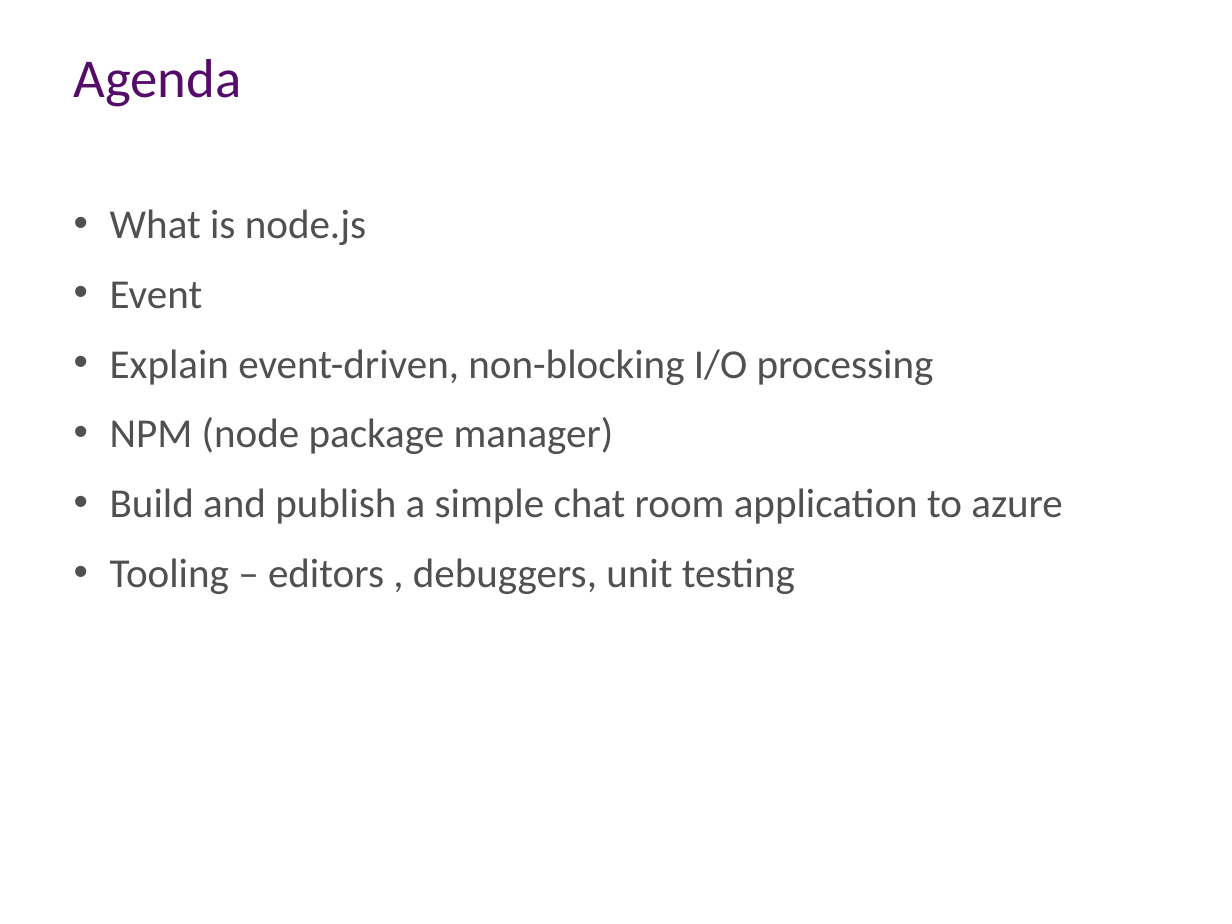
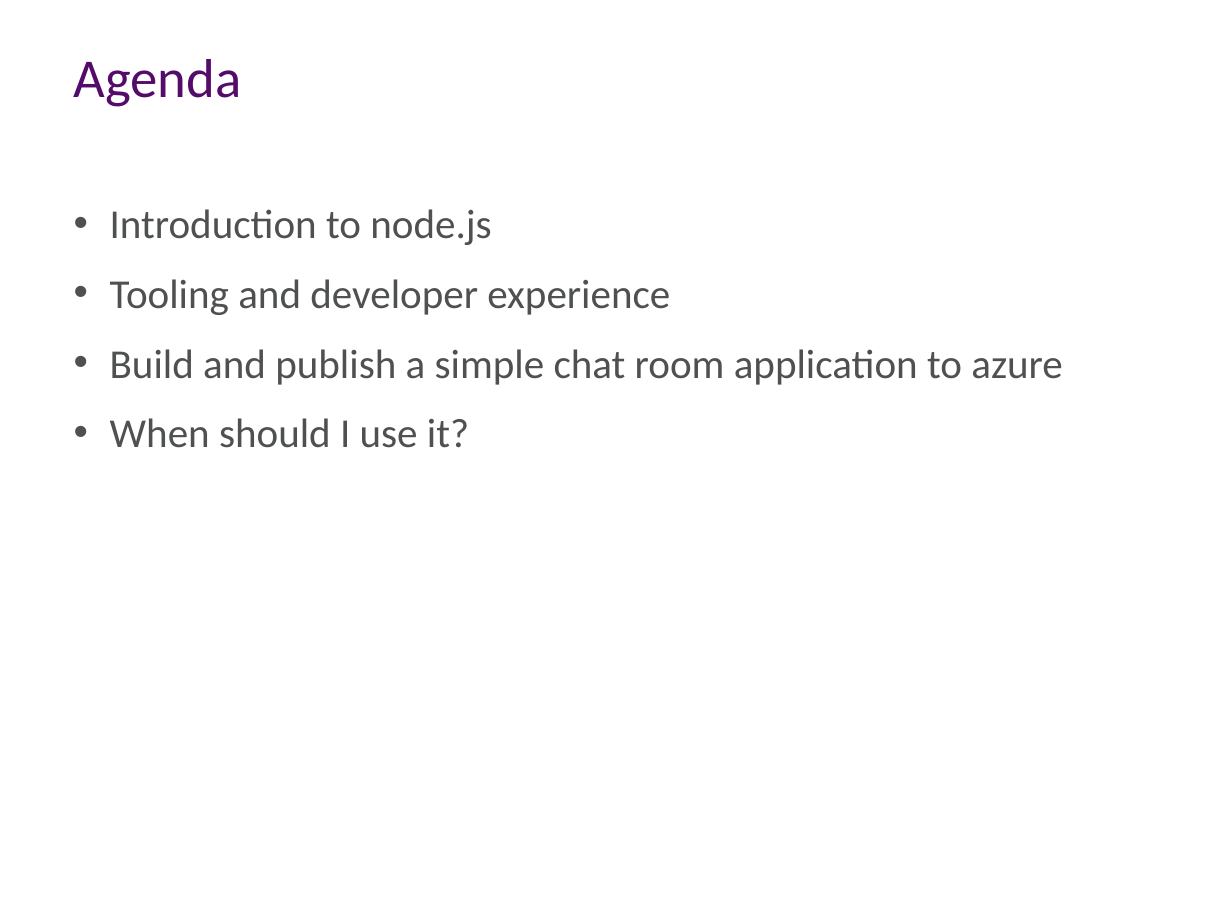
Before and after one commit to aidancasey/AzureNodeChatClient, a slide deck: slide 3 of presentation/Building Node.js Applications on Windows Azure.pptx. Drawn at 1232x924 pixels with LibreOffice and Linux fonts; fonts in the diff are those of the drawing; background and template pictures are left out. Boxes give left, top, right and bottom in pixels: in the first picture for what was removed or moved away, otherwise in the second. Text is boxed around its words. In the diff, an @@ line names an element or a change of style, - is before the commit and + after.

```diff
--- a/presentation/Building Node.js Applications on Windows Azure.pptx
+++ b/presentation/Building Node.js Applications on Windows Azure.pptx
@@ text at (x1=110, y1=209, x2=670, y2=315): text changed @@
-• What is node.js
-• Event
-• Explain event-driven, non-blocking I/O processing
-• NPM (node package manager)
+• Introduction to node.js
+• Tooling and developer experience
@@ text at (x1=110, y1=418, x2=469, y2=448): text changed @@
-• Tooling – editors , debuggers, unit testing
+• When should I use it?
```
Also in this commit, not shown: 6 other slides changed, 3 slides added, 5 slides removed.
